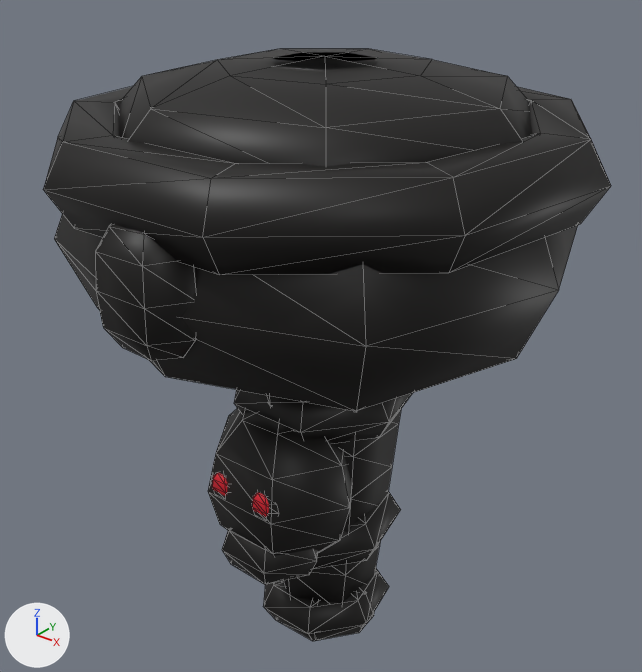
The glTF model assets/pirates/items/v5/peg_gold_r_male_lo.glb, before and after one commit.
The view is the same before and after, from a camera (50 mm lens) standing at (0.107, -0.319, 0.334) and looking at (-0.123, -0.031, 0.155). Lighting does not change. The marker at lower left points along +X, +Y and +Z. The picture after the commit comes second. Mesh edges are drawn as thin lines. Vertices at exactly the same position are counted once.

Objects in the first picture: 'peg_gold_r_male_lo'.
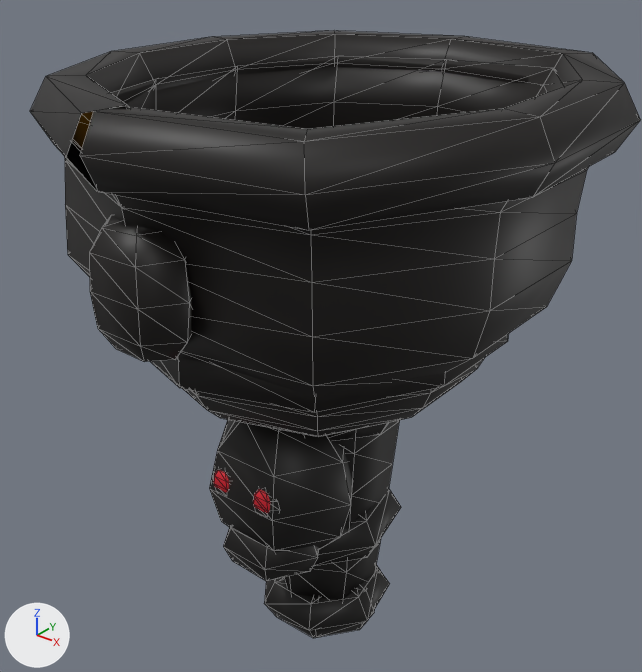
Boxes (x1, y1, x2, y2) around the edits, measured in the pictures (642 x 672 px; the box of a moved part takes in the faces that stretch with it):
'peg_gold_r_male_lo', reshaped
    before: (43, 49, 611, 641)
    after: (30, 31, 640, 638)
part 1 of me_peg_gold_r_male_lo, moved or reshaped
    before: (95, 224, 196, 361)
    after: (89, 215, 192, 362)
part 2 of me_peg_gold_r_male_lo, moved or reshaped
    before: (267, 395, 401, 605)
    after: (283, 420, 400, 602)
part 3 of me_peg_gold_r_male_lo, moved or reshaped
    before: (234, 390, 412, 443)
    after: (300, 422, 389, 440)
part 4 of me_peg_gold_r_male_lo, moved or reshaped
    before: (313, 491, 401, 569)
    after: (313, 489, 401, 566)
part 5 of me_peg_gold_r_male_lo, moved or reshaped
    before: (263, 568, 389, 641)
    after: (264, 565, 390, 638)
part 6 of me_peg_gold_r_male_lo, moved or reshaped
    before: (208, 408, 352, 556)
    after: (210, 419, 353, 553)
part 7 of me_peg_gold_r_male_lo, moved or reshaped
    before: (222, 530, 318, 584)
    after: (223, 527, 319, 581)
part 8 of me_peg_gold_r_male_lo, moved or reshaped
    before: (252, 493, 269, 517)
    after: (253, 489, 270, 514)
part 9 of me_peg_gold_r_male_lo, moved or reshaped
    before: (212, 473, 228, 496)
    after: (213, 470, 229, 493)
part 10 of me_peg_gold_r_male_lo, rebuilt
    before: (43, 86, 611, 275)
    after: (30, 31, 640, 230)
part 11 of me_peg_gold_r_male_lo, rebuilt
    before: (54, 214, 578, 411)
    after: (64, 56, 588, 437)
part 12 of me_peg_gold_r_male_lo, rebuilt (not visible before)
    after: (72, 111, 94, 152)
part 13 of me_peg_gold_r_male_lo, added
    after: (150, 333, 509, 412)
part 14 of me_peg_gold_r_male_lo, deleted
    before: (118, 49, 532, 167)

The change in detail:
me_peg_gold_r_male_lo is used by ob_peg_gold_r_male_lo; location (0.0, 0.0, 0.0).
me_peg_gold_r_male_lo had 930 vertices, 1796 faces and spanned x -0.231..-0.004, y -0.146..0.08, z -0.006..0.28.
me_peg_gold_r_male_lo now has 1428 vertices, 2824 faces and spans x -0.22..-0.002, y -0.156..0.082, z -0.006..0.277.
me_peg_gold_r_male_lo part 1: the loose piece of 32 vertices spanning x -0.14..-0.096, y -0.146..-0.117, z 0.188..0.24 is scaled about its middle by (0.995, 0.948, 0.996), then moved by (-0.001, -0.003, 0.0).
me_peg_gold_r_male_lo part 2: the loose piece of 44 vertices spanning x -0.152..-0.084, y -0.074..0.004, z 0.002..0.191 is moved by (-0.001, 0.002, 0.0).
me_peg_gold_r_male_lo part 3: the loose piece of 42 vertices spanning x -0.161..-0.074, y -0.075..0.009, z 0.123..0.146 is moved by (-0.001, 0.002, 0.0).
me_peg_gold_r_male_lo part 4: the loose piece of 42 vertices spanning x -0.155..-0.08, y -0.07..0.003, z 0.051..0.074 is moved by (-0.001, 0.002, 0.0).
me_peg_gold_r_male_lo part 5: the loose piece of 42 vertices spanning x -0.151..-0.085, y -0.066..-0.001, z 0.002..0.025 is moved by (-0.001, 0.002, 0.0).
me_peg_gold_r_male_lo part 6: the loose piece of 32 vertices spanning x -0.156..-0.08, y -0.095..-0.036, z 0.059..0.139 is moved by (-0.001, 0.002, 0.0).
me_peg_gold_r_male_lo part 7: the loose piece of 32 vertices spanning x -0.144..-0.092, y -0.094..-0.052, z 0.051..0.087 is moved by (-0.001, 0.002, 0.0).
me_peg_gold_r_male_lo part 8: the loose piece of 32 vertices spanning x -0.114..-0.098, y -0.095..-0.088, z 0.095..0.111 is moved by (-0.001, 0.002, 0.0).
me_peg_gold_r_male_lo part 9: the loose piece of 32 vertices spanning x -0.138..-0.122, y -0.095..-0.088, z 0.095..0.111 is moved by (-0.001, 0.002, 0.0).
me_peg_gold_r_male_lo part 10: the loose piece of 54 vertices spanning x -0.231..-0.004, y -0.143..0.08, z 0.229..0.26 is rebuilt with 66 vertices and now spans x -0.22..-0.002, y -0.156..0.082, z 0.251..0.277.
me_peg_gold_r_male_lo part 11: the loose piece of 43 vertices spanning x -0.225..-0.011, y -0.142..0.072, z 0.153..0.265 is rebuilt with 252 vertices and now spans x -0.216..-0.01, y -0.148..0.074, z 0.137..0.275.
me_peg_gold_r_male_lo part 12: the loose piece of 38 vertices spanning x -0.196..-0.031, y -0.12..0.05, z 0.234..0.274 is rebuilt with 66 vertices and now spans x -0.214..-0.008, y -0.15..0.076, z 0.257..0.272.
me_peg_gold_r_male_lo part 13: a new loose piece of 42 vertices spanning x -0.202..-0.041, y -0.122..0.058, z 0.168..0.189, in mat_peg_gold_r.
me_peg_gold_r_male_lo part 14: the loose piece of 38 vertices spanning x -0.202..-0.025, y -0.126..0.056, z 0.228..0.28 is deleted.
Other edits to the shape of me_peg_gold_r_male_lo do not show in these pictures.
